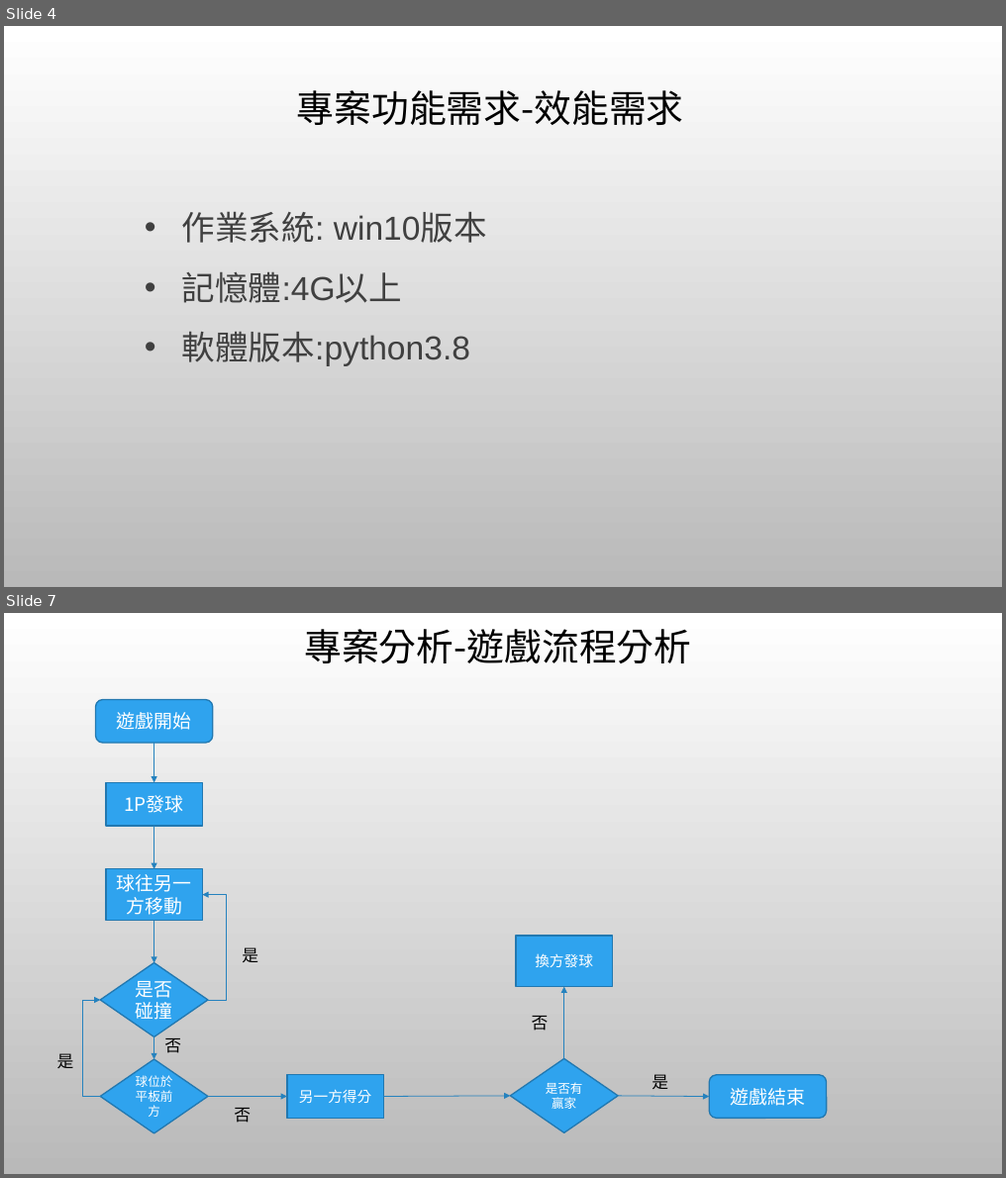
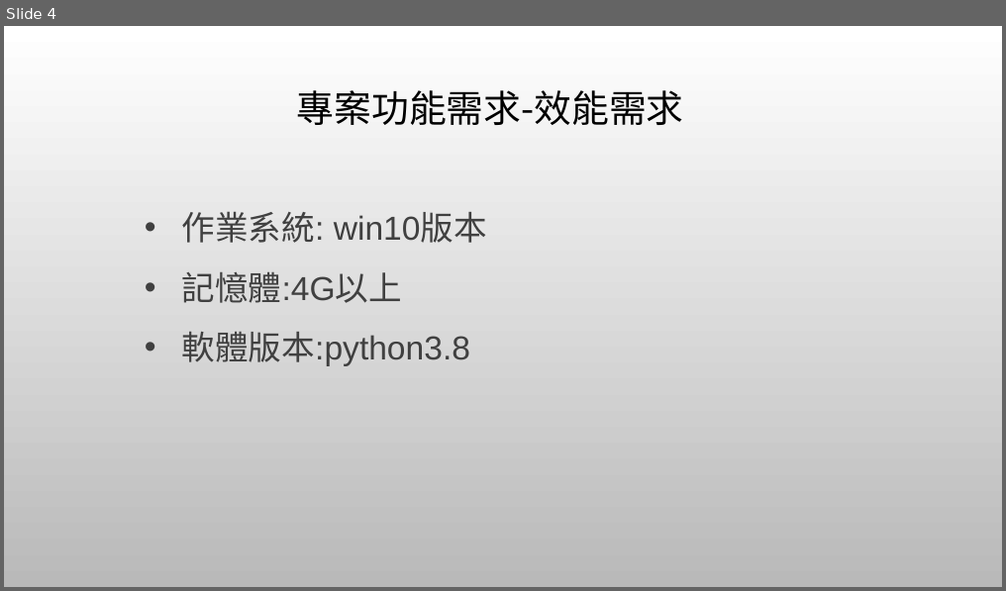
Before and after one commit to liang1127/Liang1127ML, a slide deck: HW4/機器學習實作乒乓球-專案管理.pptx. Shown one above the other, each under a label of ours: slides 4 and 7 before the commit, slide 4 after it; the slides between them are not shown. The pictures are 1006x1178 and 1006x591 pixels, drawn with LibreOffice and Linux fonts; fonts in the diff are those of the drawing; background and template pictures are left out. Boxes give left, top, right and bottom in pixels: in the first picture for what was removed or moved away, otherwise in the second. Text is boxed around its words. In the diff, an @@ line names an element or a change of style, - is before the commit and + after.

```diff
--- a/HW4/機器學習實作乒乓球-專案管理.pptx
+++ b/HW4/機器學習實作乒乓球-專案管理.pptx
@@ slide 7 removed at bbox=[4, 613, 1002, 1174], background picture (left out) @@
@@ title removed at bbox=[304, 629, 691, 663] @@
-專案分析-遊戲流程分析
@@ rounded rectangle removed at bbox=[95, 700, 213, 744] @@
-遊戲開始
@@ arrow removed from (154, 743) to (154, 783) @@
@@ rectangle removed at bbox=[106, 783, 202, 827] @@
-1P發球
@@ arrow removed from (154, 826) to (154, 869) @@
@@ rectangle removed at bbox=[106, 869, 202, 920] @@
-球往另一方移動
@@ elbow arrow removed from (208, 1000) to (202, 895) @@
@@ arrow removed from (154, 921) to (154, 963) @@
@@ rectangle removed at bbox=[516, 936, 613, 986] @@
-換方發球
@@ diamond removed at bbox=[101, 963, 208, 1038] @@
-是否碰撞
@@ text removed at bbox=[242, 948, 258, 962] @@
-是
@@ arrow removed from (564, 1059) to (564, 986) @@
@@ elbow arrow removed from (101, 1096) to (101, 1000) @@
@@ text removed at bbox=[532, 1016, 548, 1031] @@
-否
@@ text removed at bbox=[57, 1054, 74, 1068] @@
-是
@@ arrow removed from (154, 1038) to (154, 1059) @@
@@ text removed at bbox=[164, 1039, 181, 1054] @@
-否
@@ diamond removed at bbox=[101, 1059, 208, 1134] @@
-球位於平板前方
@@ rectangle removed at bbox=[287, 1075, 383, 1118] @@
-另一方得分
@@ diamond removed at bbox=[510, 1059, 618, 1134] @@
-是否有贏家
@@ text removed at bbox=[651, 1074, 668, 1089] @@
-是
@@ rounded rectangle removed at bbox=[709, 1075, 827, 1118] @@
-遊戲結束
@@ arrow removed from (208, 1096) to (287, 1096) @@
@@ text removed at bbox=[234, 1108, 251, 1123] @@
-否
@@ arrow removed from (383, 1096) to (510, 1096) @@
@@ arrow removed from (618, 1096) to (709, 1096) @@
```
Also in this commit, not shown: 2 slides added, 2 other slides removed.
